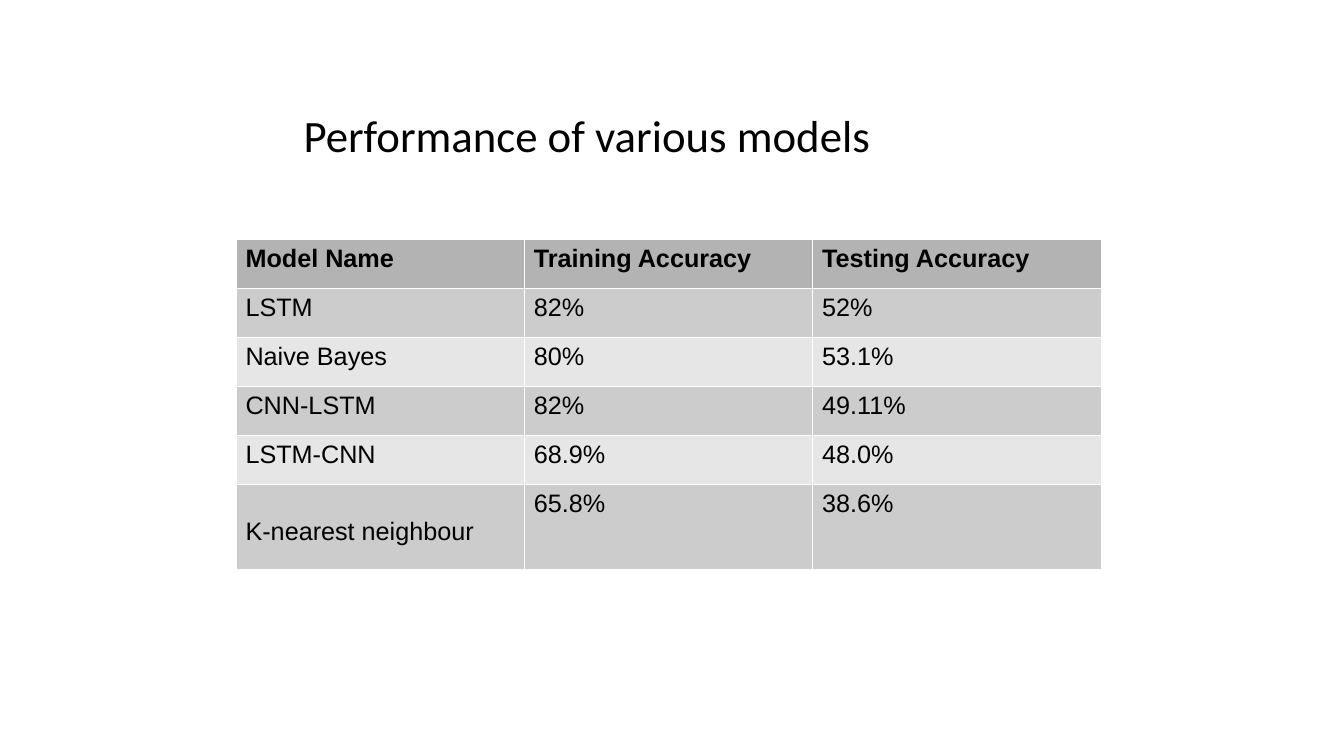
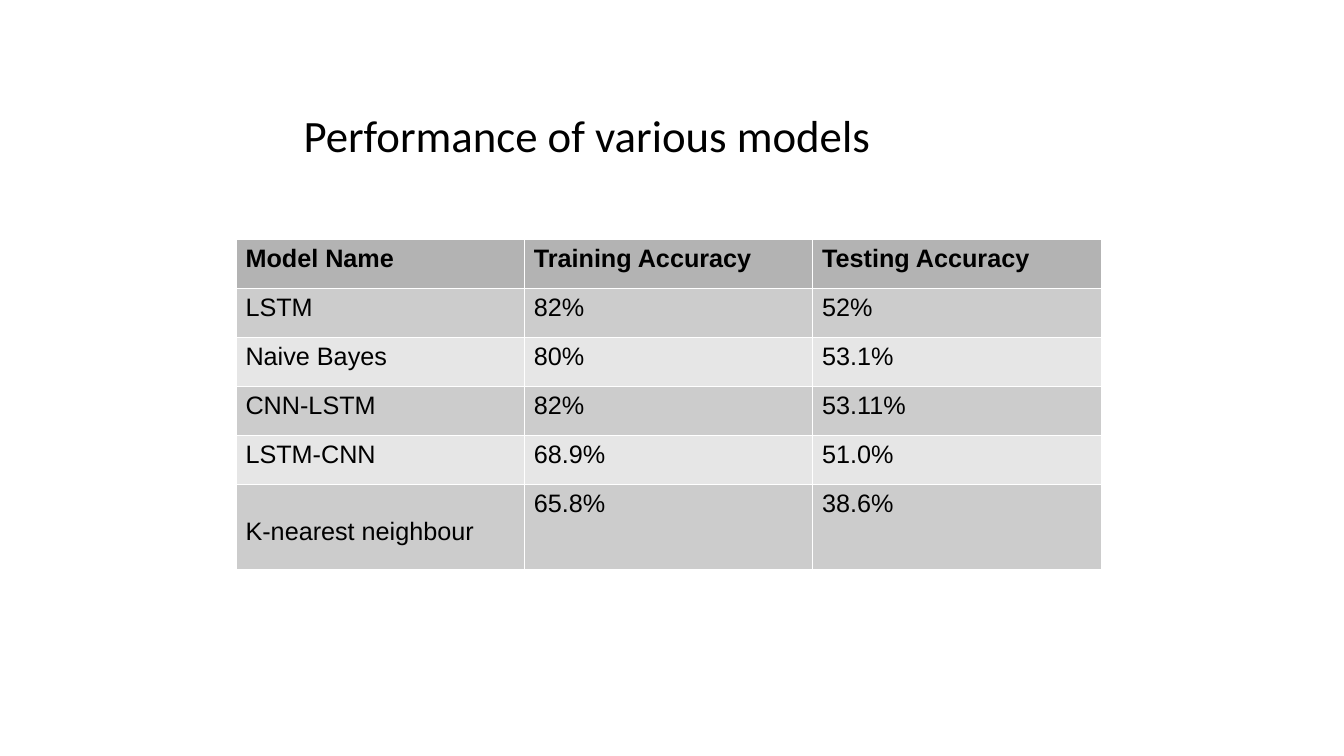
Before and after one commit to himani19/EmotionsFromText, a slide deck: slide 23 of Emotion From Text.pptx. Drawn at 1344x756 pixels with LibreOffice and Linux fonts; fonts in the diff are those of the drawing. Boxes give left, top, right and bottom in pixels: in the first picture for what was removed or moved away, otherwise in the second. Text is boxed around its words. In the diff, an @@ line names an element or a change of style, - is before the commit and + after.

```diff
--- a/Emotion From Text.pptx
+++ b/Emotion From Text.pptx
@@ table at [236, 239, 1101, 569] @@
-row 4, column 3: 49.11%
+row 4, column 3: 53.11%
-row 5, column 3: 48.0%
+row 5, column 3: 51.0%
```
Also in this commit, not shown: 2 other slides changed.
